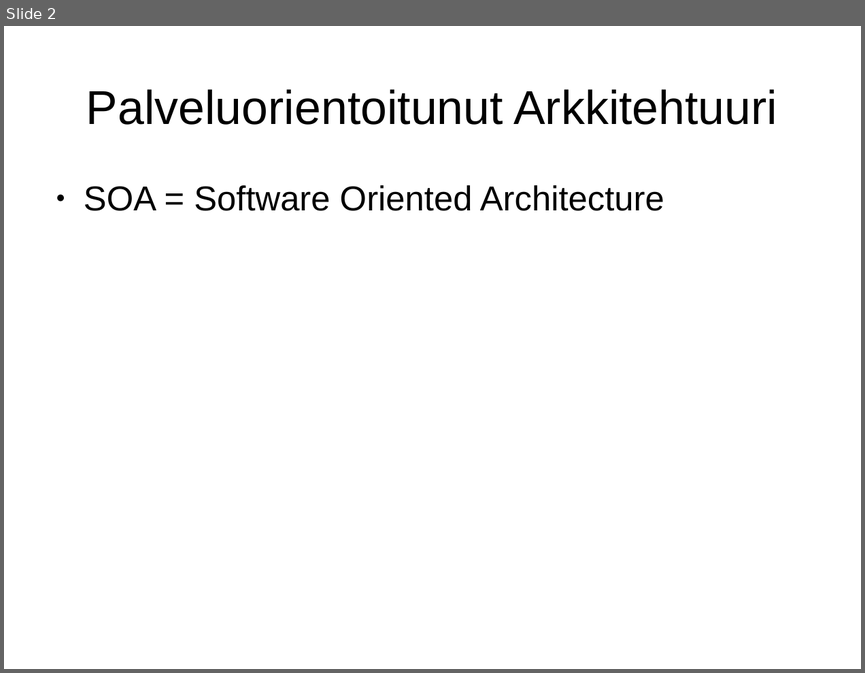
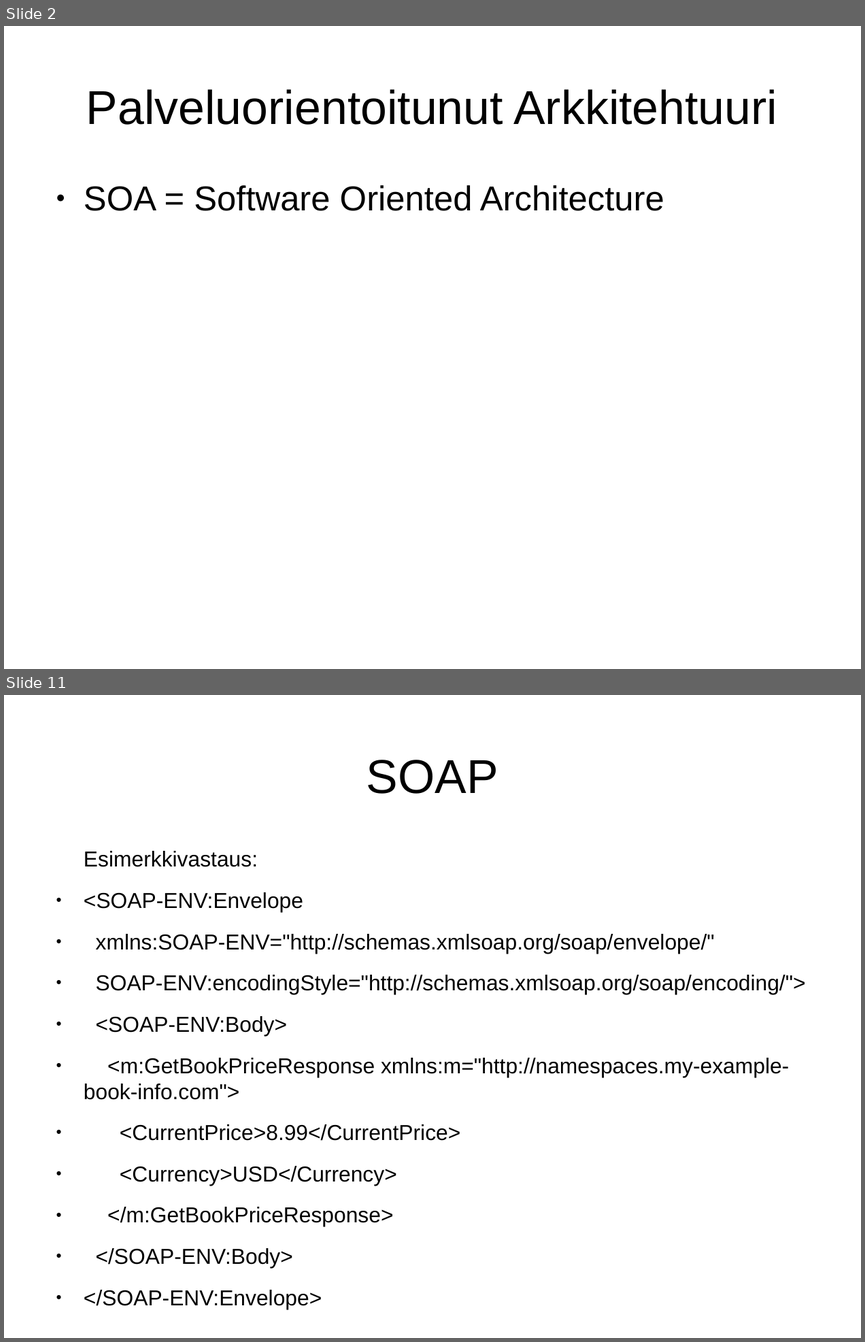
Before and after one commit to Konnila/KandiesitysToni, a slide deck: KandiEsitelma.odp. Shown one above the other, each under a label of ours: slide 2 before the commit, slides 2 and 11 after it; the slides between them are not shown. The pictures are 865x673 and 865x1342 pixels, drawn with LibreOffice and Linux fonts; fonts in the diff are those of the drawing. Boxes give left, top, right and bottom in pixels: in the first picture for what was removed or moved away, otherwise in the second. Text is boxed around its words. In the diff, an @@ line names an element or a change of style, - is before the commit and + after.

```diff
--- a/KandiEsitelma.odp
+++ b/KandiEsitelma.odp
@@ slide 11 added at [4, 695, 861, 1338], background #FFFFFF @@
@@ title added at [366, 760, 498, 794], 44 pt, text #000000 @@
+SOAP
@@ text added at [84, 851, 806, 1308], 20 pt, text #000000 @@
+Esimerkkivastaus:
+● <SOAP-ENV:Envelope
+● xmlns:SOAP-ENV="http://schemas.xmlsoap.org/soap/envelope/"
+● SOAP-ENV:encodingStyle="http://schemas.xmlsoap.org/soap/encoding/">
+● <SOAP-ENV:Body>
+● <m:GetBookPriceResponse xmlns:m="http://namespaces.my-example-book-info.com">
+● <CurrentPrice>8.99</CurrentPrice>
+● <Currency>USD</Currency>
+● </m:GetBookPriceResponse>
+● </SOAP-ENV:Body>
+● </SOAP-ENV:Envelope>
```
Also in this commit, not shown: 1 slide changed, 12 other slides added, 1 other file.
